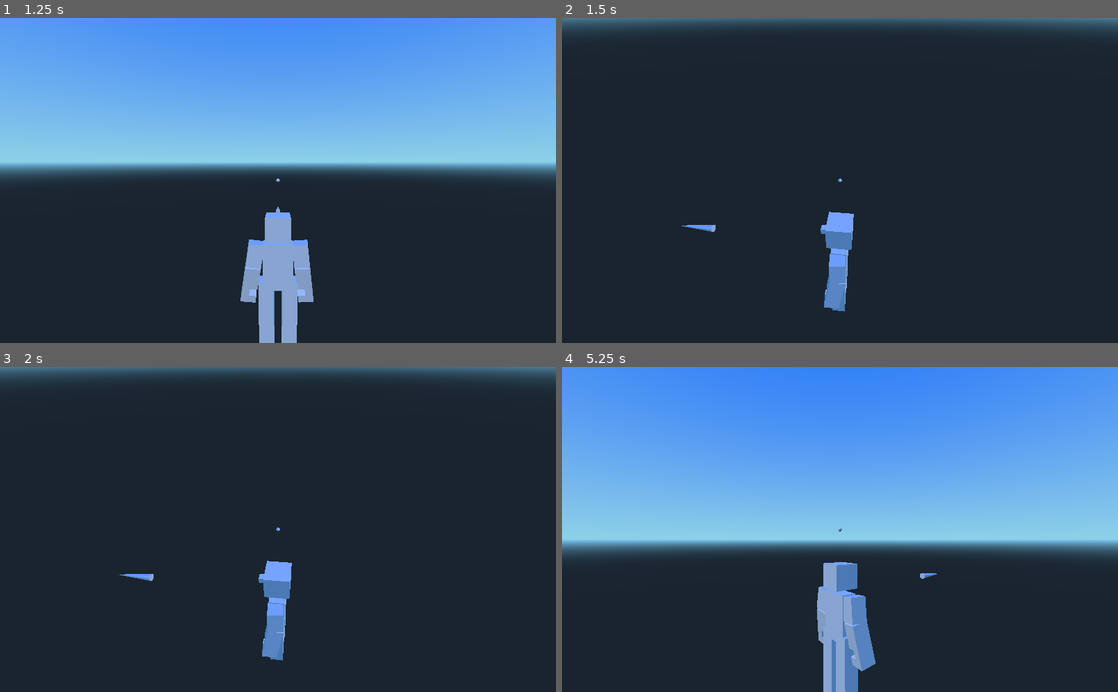
Above: before the commit, frames 1-4 (two rows, left to right).
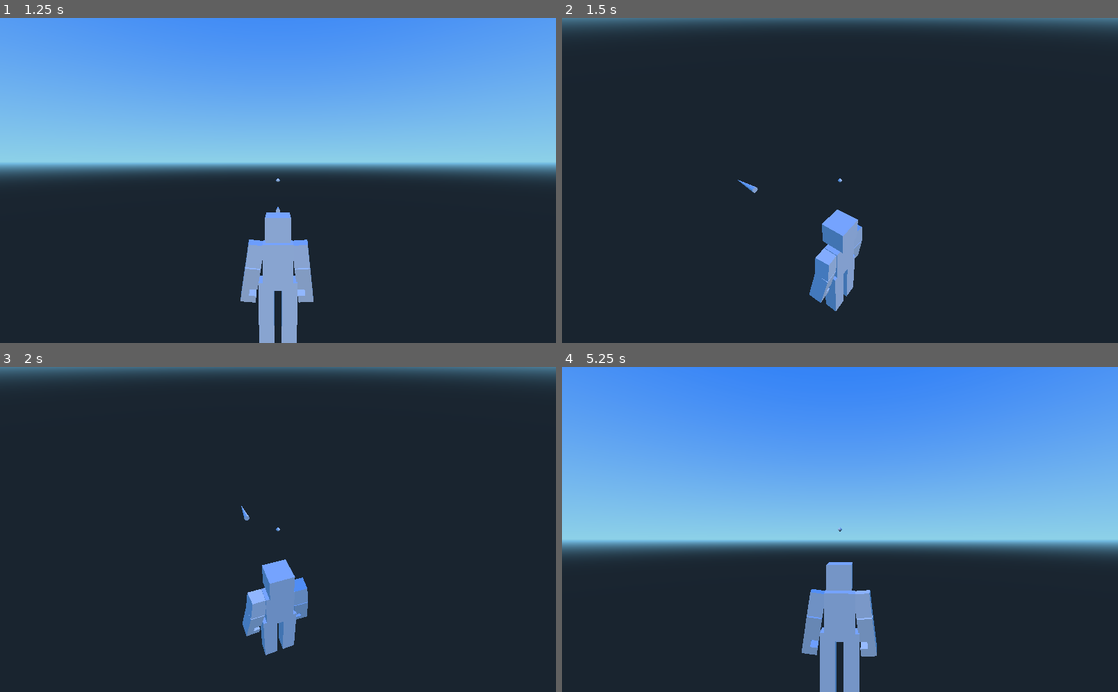
Above: after the commit, the same moments.

Repository: romlok/godot-tools
Game: Godot game, scene res://models/boxguy/demo.tscn
Same seed, same stepped clock (60 frames per second), same inputs: the game is played once before the commit and once after it. The project has no main scene, so this scene is started directly.
Inputs (mouse positions are in pixels of both pictures, inside the frame that each line leads up to):
- Up to frame 1 (1.25 s): tap Enter at 0.5 s; move the mouse to (400, 164) at 0.52 s; press the mouse at (400, 164) at 0.53 s; hold D (pan_right) from 0.53 s (still down)
- Up to frame 2 (1.5 s): tap Space at 1.25 s; move the mouse to (812, 180) at 1.27 s; release D (pan_right) at 1.28 s; release the mouse at (812, 180) at 1.28 s; hold W (pan_forward) from 1.28 s (still down); right-click (812, 180) at 1.35 s
- Up to frame 3 (2 s): keep holding W (pan_forward)
- Up to frame 4 (5.25 s): move the mouse to (895, 458) at 2.02 s; release W (pan_forward) at 2.03 s; press the mouse at (895, 458) at 2.03 s; hold D (pan_right) 2.03-2.78 s; move the mouse to (834, 536) at 2.77 s; release the mouse at (834, 536) at 2.78 s; hold W (pan_forward) 2.78-3.53 s; right-click (834, 536) at 2.85 s; move the mouse to (1006, 578) at 3.52 s; press the mouse at (1006, 578) at 3.53 s; hold A (pan_left) 3.53-4.28 s; move the mouse to (795, 526) at 4.27 s; release the mouse at (795, 526) at 4.28 s; hold W (pan_forward) 4.28-5.03 s; right-click (795, 526) at 4.35 s; move the mouse to (867, 529) at 5.02 s; press the mouse at (867, 529) at 5.03 s; hold S (pan_back) from 5.03 s (still down)

Frame 1 is identical in both runs. In frame 2, 1.5% of the frame differs, in the area x 21-54%, y 49-91%; in frame 3, 1.9%; in frame 4, 2.6%, in the area x 43-68%, y 60-100%.
Error in both runs: Invalid call. Nonexistent function 'set_bone_global_pose' in base 'Skeleton'. (res://addons/followother/LookAtOther.gd:109)

Commit message:
Have boxguy turn away from the camera

Diff:
--- a/models/boxguy/demo.tscn
+++ b/models/boxguy/demo.tscn
@@ -1,8 +1,8 @@
 [gd_scene load_steps=12 format=2]
 
-[ext_resource path="res://models/boxguy/boxguy.tscn" type="PackedScene" id=1]
-[ext_resource path="res://addons/followother/LookAtOther.gd" type="Script" id=2]
-[ext_resource path="res://addons/followother/icon_tween.svg" type="Texture" id=3]
+[ext_resource path="res://addons/followother/LookAtOther.gd" type="Script" id=1]
+[ext_resource path="res://addons/followother/icon_tween.svg" type="Texture" id=2]
+[ext_resource path="res://models/boxguy/boxguy.tscn" type="PackedScene" id=3]
 [ext_resource path="res://addons/followother/FollowOther.gd" type="Script" id=4]
 [ext_resource path="res://addons/followother/ConstrainRotation.gd" type="Script" id=5]
 [ext_resource path="res://addons/followother/icon_reparent.svg" type="Texture" id=6]
@@ -36,6 +36,7 @@
 
 [node name="KinematicBody" type="KinematicBody" parent="." index="0"]
 
+transform = Transform( -1, 0, 0, 0, 1, 0, 0, 0, -1, 0, 0, 0 )
 input_ray_pickable = true
 input_capture_on_drag = false
 collision_layer = 1
@@ -48,15 +49,32 @@
 axis_lock_angular_z = false
 collision/safe_margin = 0.001
 
-[node name="CollisionShape" type="CollisionShape" parent="KinematicBody" index="0"]
+[node name="LookAtFocalPoint" type="Node" parent="KinematicBody" index="0"]
+
+script = ExtResource( 1 )
+__meta__ = {
+"_editor_icon": ExtResource( 2 )
+}
+enabled = true
+physics_sync = true
+parent_bone = ""
+target_path = NodePath("../../ViewFulcrum/FocalPoint")
+target_bone = ""
+interpolate_speed = 2.0
+enable_pitching = false
+negative_z = true
+exorcist = true
+
+[node name="CollisionShape" type="CollisionShape" parent="KinematicBody" index="1"]
 
 transform = Transform( 1, 0, 0, 0, -1.62921e-07, -1, 0, 1, -1.62921e-07, 0, 0.9, 0 )
 shape = SubResource( 3 )
 disabled = false
 _sections_unfolded = [ "Transform" ]
 
-[node name="Boxguy" parent="KinematicBody" index="1" instance=ExtResource( 1 )]
-
+[node name="Boxguy" parent="KinematicBody" index="2" instance=ExtResource( 3 )]
+
+transform = Transform( -1, 0, -3.25841e-07, 0, 1, 0, 3.25841e-07, 0, -1, 0, 0, 0 )
 _sections_unfolded = [ "Transform" ]
 
 [node name="Skeleton" parent="KinematicBody/Boxguy/Armature" index="0"]
@@ -187,7 +205,7 @@
 
 [node name="HeadFulcrum" type="Spatial" parent="KinematicBody/Boxguy" index="3"]
 
-transform = Transform( 1.00003, 0, 0, 0, 1, 0, 0, 0, 1.00003, 0, 1.45, 0 )
+transform = Transform( 1.00003, 0, -3.25851e-07, 0, 1, 0, 3.25851e-07, 0, 1.00003, 0, 1.44792, 0 )
 _sections_unfolded = [ "Transform" ]
 
 [node name="HeadTarget" type="Spatial" parent="KinematicBody/Boxguy/HeadFulcrum" index="0"]
@@ -244,14 +262,14 @@
 
 [node name="ViewFulcrum" type="Spatial" parent="." index="1"]
 
-transform = Transform( 1.00003, 0, 0, 0, 1, 0, 0, 0, 1.00003, 0, 1.45, 0 )
+transform = Transform( 1.00003, 0, 0, 0, 1, 0, 0, 0, 1.00003, 0, 1.44792, 0 )
 _sections_unfolded = [ "Transform" ]
 
 [node name="FollowBoxguyHead" type="Node" parent="ViewFulcrum" index="0"]
 
 script = ExtResource( 4 )
 __meta__ = {
-"_editor_icon": ExtResource( 3 )
+"_editor_icon": ExtResource( 2 )
 }
 enabled = true
 physics_sync = false
@@ -304,7 +322,7 @@
 
 [node name="ThirdPersonFulcrum" type="Spatial" parent="ViewFulcrum" index="4"]
 
-transform = Transform( -0.99997, -2.47463e-08, 3.21165e-07, 0, 0.997045, 0.0768238, -3.22117e-07, 0.0768215, -0.997015, 3.21842e-06, 0.769856, 0.00885117 )
+transform = Transform( -0.99997, -2.47176e-08, 3.20794e-07, 0, 0.997045, 0.0768238, -3.21744e-07, 0.0768215, -0.997014, 3.21469e-06, 0.769856, 0.00885118 )
 _sections_unfolded = [ "Transform" ]
 
 [node name="ThirdPerson" type="Spatial" parent="ViewFulcrum/ThirdPersonFulcrum" index="0"]
@@ -330,7 +348,7 @@
 
 [node name="Camera" type="Camera" parent="." index="2"]
 
-transform = Transform( -1, -2.4747e-08, 3.21175e-07, 0, 0.997045, 0.0768238, -3.22127e-07, 0.0768238, -0.997045, 4.18204e-06, 2.45033, -2.98228 )
+transform = Transform( -1, -2.47184e-08, 3.20803e-07, 0, 0.997045, 0.0768238, -3.21754e-07, 0.0768238, -0.997044, 4.1772e-06, 2.44824, -2.98228 )
 keep_aspect = 1
 cull_mask = 1048575
 environment = null
Not shown: 4 places in models/boxguy/demo.tscn that only renumber resources
